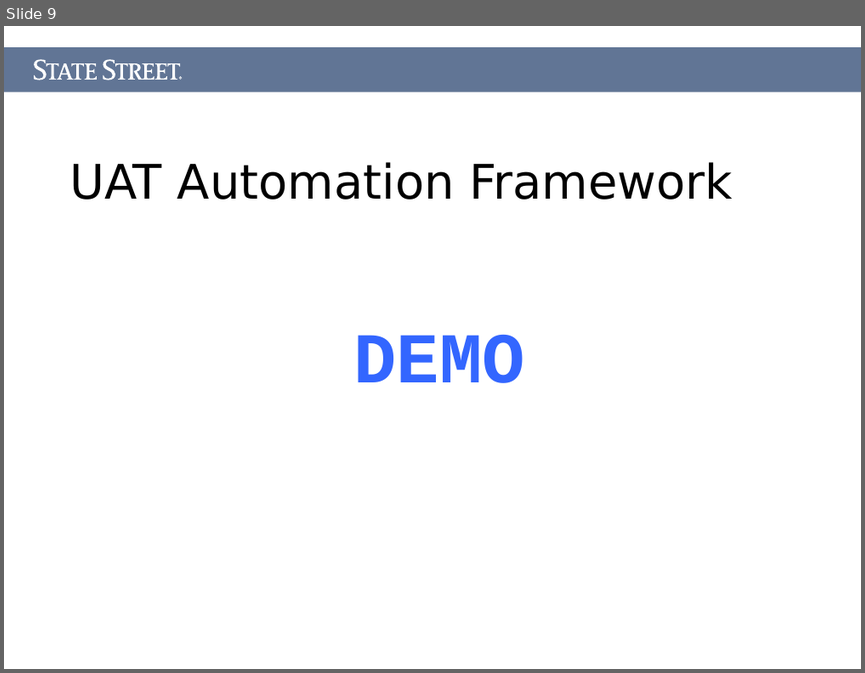
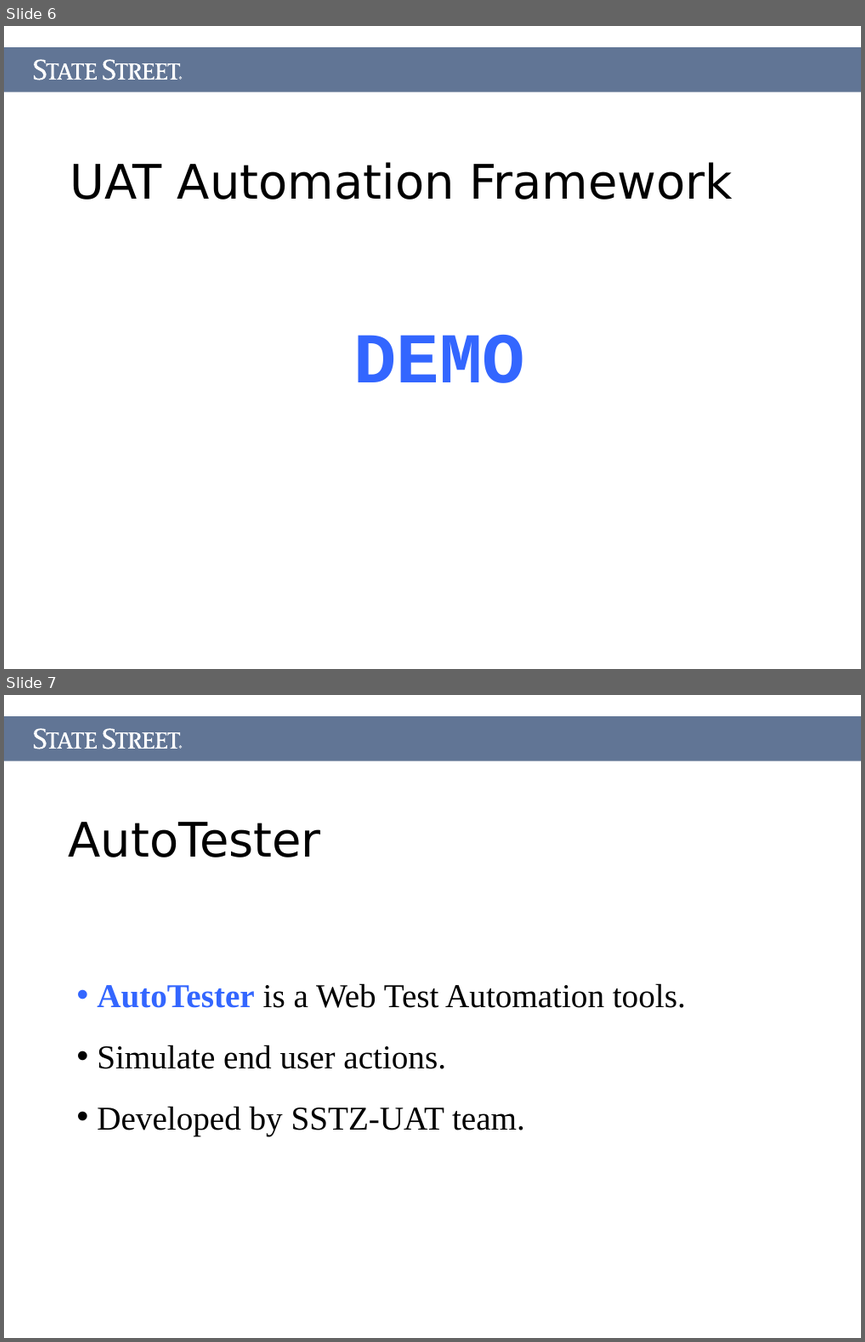
Before and after one commit to Letractively/autotester, a slide deck: Document/AutoTester.ppt. Shown one above the other, each under a label of ours: slide 9 before the commit, slides 6 and 7 after it. The pictures are 865x673 and 865x1342 pixels, drawn with LibreOffice and Linux fonts; fonts in the diff are those of the drawing. Boxes give left, top, right and bottom in pixels: in the first picture for what was removed or moved away, otherwise in the second. Text is boxed around its words. In the diff, an @@ line names an element or a change of style, - is before the commit and + after.

```diff
--- a/Document/AutoTester.ppt
+++ b/Document/AutoTester.ppt
@@ slide 7 added at (4, 695, 861, 1338), background #FFFFFF @@
@@ rectangle added at (4, 716, 861, 761), fill #617595 @@
@@ freeform shape added at (34, 728, 181, 749), fill #FFFFFF @@
@@ freeform shape added at (179, 745, 182, 749), fill #FFFFFF @@
@@ title added at (69, 822, 321, 857), 40 pt, text #000000 @@
+AutoTester
@@ text added at (97, 983, 686, 1135), 28 pt, text #000000 @@
+• AutoTester is a Web Test Automation tools.
+• Simulate end user actions.
+• Developed by SSTZ-UAT team.
@@ what was slide 9 is now slide 6 @@
```
Also in this commit, not shown: 3 slides changed, 2 other slides added, 1 slide removed, 4 other files.
